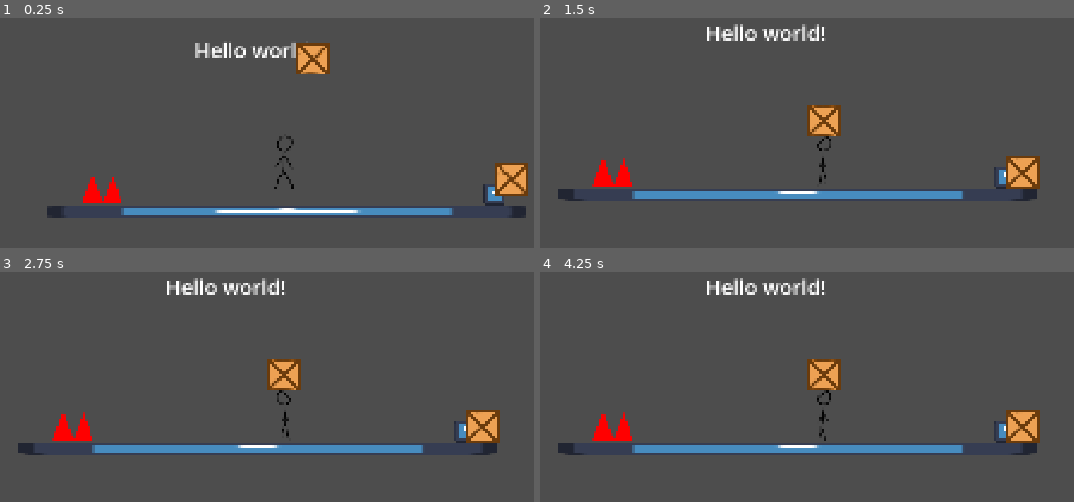
Above: before the commit, frames 1-4 (two rows, left to right).
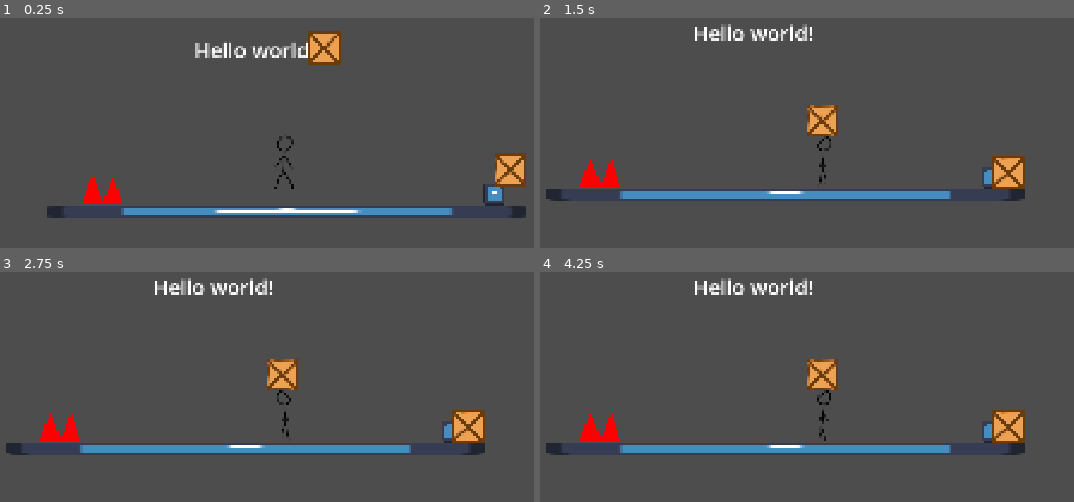
Above: after the commit, the same moments.

Repository: Crimbane/puzzle-platformer
Game: Godot game, scene res://Scenes/main.tscn
The game is run twice, just before and just after one commit, with the same random seed, the same clock (stepped at 60 frames per second) and the same inputs. The engine's default icon, where the game draws it, is replaced by a stand-in: a white triangle on a blue panel in a dark square.
Inputs:
- Up to frame 1 (0.25 s): no input
- Up to frame 2 (1.5 s): hold D (Move Right) from 0.53 s (still down); tap Space (Jump) at 0.77 s; tap Enter at 1.25 s
- Up to frame 3 (2.75 s): tap Space (Jump) at 1.52, 2 s; release D (Move Right) at 2.03 s; hold A (Move Left) from 2.03 s (still down)
- Up to frame 4 (4.25 s): tap Enter at 2.75 s; release A (Move Left) at 2.78 s; hold D (Move Right) from 2.78 s (still down); tap Space (Jump) at 3.02, 3.5, 3.77 s

The runs differ from the first frame. In frame 1, 2.0% of the frame differs, in the area x 55-99%, y 5-78%; in frame 2, 3.8%, in the area x 1-94%, y 2-80%; in frame 3, 3.8%; in frame 4, 3.8%.

Commit message:
Finished button-box interaction
Just missing art

Diff:
--- a/Scenes/box.tscn
+++ b/Scenes/box.tscn
@@ -12,10 +12,8 @@
 metadata/_edit_group_ = true
 
 [node name="Sprite2D" type="Sprite2D" parent="." unique_id=1097404858]
-position = Vector2(-27, 27)
 scale = Vector2(0.578125, 0.578125)
 texture = ExtResource("1_xkb4e")
 
 [node name="CollisionShape2D" type="CollisionShape2D" parent="." unique_id=1924813709]
-position = Vector2(-27, 27)
 shape = SubResource("CircleShape2D_jjvhh")
--- /dev/null
+++ b/Scenes/button.tscn
@@ -0,0 +1,25 @@
+[gd_scene format=3 uid="uid://d28rn1rq0wsvh"]
+
+[ext_resource type="Script" uid="uid://c7g5uenlqcmbh" path="res://Scripts/button.gd" id="1_0kpiu"]
+[ext_resource type="Texture2D" uid="uid://qya0wfq1g5qo" path="res://Assets/icon.svg" id="2_smycg"]
+
+[sub_resource type="RectangleShape2D" id="RectangleShape2D_6pas7"]
+size = Vector2(125.00012, 75.00006)
+
+[node name="Button" type="Area2D" unique_id=1552117994]
+scale = Vector2(0.4, 0.4)
+collision_layer = 4
+collision_mask = 7
+script = ExtResource("1_0kpiu")
+metadata/_edit_group_ = true
+
+[node name="Sprite2D" type="Sprite2D" parent="." unique_id=420994012]
+texture = ExtResource("2_smycg")
+
+[node name="CollisionShape2D" type="CollisionShape2D" parent="." unique_id=1838604131]
+position = Vector2(-0.00024414063, 25.000122)
+scale = Vector2(0.9999998, 0.9999998)
+shape = SubResource("RectangleShape2D_6pas7")
+
+[connection signal="body_entered" from="." to="." method="_on_body_entered"]
+[connection signal="body_exited" from="." to="." method="_on_body_exited"]
--- a/Scenes/main.tscn
+++ b/Scenes/main.tscn
@@ -3,15 +3,12 @@
 [ext_resource type="PackedScene" uid="uid://dc202a0io7caw" path="res://Scenes/label_hello.tscn" id="1_bo1nx"]
 [ext_resource type="PackedScene" uid="uid://bdw1uarwohnlv" path="res://Scenes/player.tscn" id="2_8gbba"]
 [ext_resource type="PackedScene" uid="uid://c1oavcobkgy8b" path="res://Scenes/box.tscn" id="4_21xkr"]
-[ext_resource type="Script" uid="uid://c7g5uenlqcmbh" path="res://Scripts/button.gd" id="4_jjvhh"]
 [ext_resource type="Texture2D" uid="uid://qya0wfq1g5qo" path="res://Assets/icon.svg" id="4_kry3j"]
+[ext_resource type="PackedScene" uid="uid://d28rn1rq0wsvh" path="res://Scenes/button.tscn" id="5_21xkr"]
 [ext_resource type="PackedScene" uid="uid://qym1xj7gedbt" path="res://Scenes/spikes.tscn" id="6_21xkr"]
 
 [sub_resource type="RectangleShape2D" id="RectangleShape2D_nrqo6"]
 size = Vector2(1147, 31)
-
-[sub_resource type="RectangleShape2D" id="RectangleShape2D_6pas7"]
-size = Vector2(125.00012, 75.00006)
 
 [node name="Main" type="Node" unique_id=1928245085]
 
@@ -35,31 +32,16 @@
 position = Vector2(28.5, 49.5)
 shape = SubResource("RectangleShape2D_nrqo6")
 
-[node name="Box" parent="." unique_id=210537248 instance=ExtResource("4_21xkr")]
+[node name="Box" parent="." unique_id=210537248 groups=["Boxes"] instance=ExtResource("4_21xkr")]
 position = Vector2(667, 123)
 
-[node name="Button" type="Area2D" parent="." unique_id=148193529]
+[node name="Button" parent="." unique_id=1552117994 instance=ExtResource("5_21xkr")]
 position = Vector2(1075, 502.99997)
-scale = Vector2(0.4, 0.4)
-collision_layer = 4
-collision_mask = 7
-script = ExtResource("4_jjvhh")
-metadata/_edit_group_ = true
 
-[node name="Sprite2D" type="Sprite2D" parent="Button" unique_id=1949590685]
-texture = ExtResource("4_kry3j")
-
-[node name="CollisionShape2D" type="CollisionShape2D" parent="Button" unique_id=1842876155]
-position = Vector2(-0.00024414063, 25.000122)
-scale = Vector2(0.9999998, 0.9999998)
-shape = SubResource("RectangleShape2D_6pas7")
-
-[node name="Box2" parent="." unique_id=1019390414 instance=ExtResource("4_21xkr")]
-position = Vector2(1144, 411)
+[node name="Box2" parent="." unique_id=1019390414 groups=["Boxes"] instance=ExtResource("4_21xkr")]
+position = Vector2(1113, 416)
 
 [node name="Spikes" parent="." unique_id=681417153 instance=ExtResource("6_21xkr")]
 position = Vector2(122, 493)
 
-[connection signal="body_entered" from="Button" to="Button" method="_on_body_entered"]
-[connection signal="body_exited" from="Button" to="Button" method="_on_body_exited"]
 [connection signal="body_entered" from="Spikes" to="Player" method="_on_spikes_body_entered"]
--- a/Scripts/button.gd
+++ b/Scripts/button.gd
@@ -1,15 +1,20 @@
 extends Area2D
 
+var count = 0
 var entered = false
 
 
-func _on_body_entered(_body: RigidBody2D) -> void:
-	if not entered:
-		entered = true
-		print("entered")
+func _on_body_entered(body: Node2D) -> void:
+	if body.is_in_group("Boxes"):
+		count += 1
+		if not entered && count >= 1:
+			entered = true
+			print("entered")
 
 
-func _on_body_exited(_body: RigidBody2D) -> void:
-	if entered:
-		entered = false
-		print("exited")
+func _on_body_exited(body: Node2D) -> void:
+	if body.is_in_group("Boxes"):
+		count -= 1
+		if entered && count < 1:
+			entered = false
+			print("exited")
--- a/project.godot
+++ b/project.godot
@@ -21,6 +21,10 @@
 window/size/viewport_height=900
 window/stretch/mode="canvas_items"
 window/stretch/aspect="expand"
+
+[global_group]
+
+Boxes=""
 
 [input]
 
